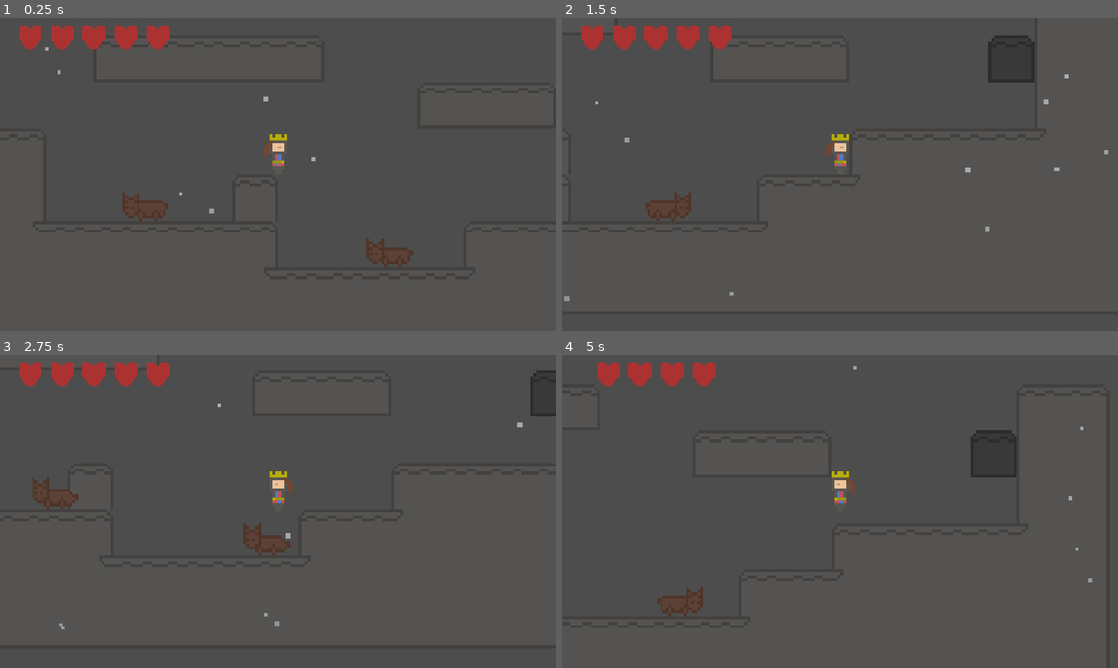
Above: before the commit, frames 1-4 (two rows, left to right).
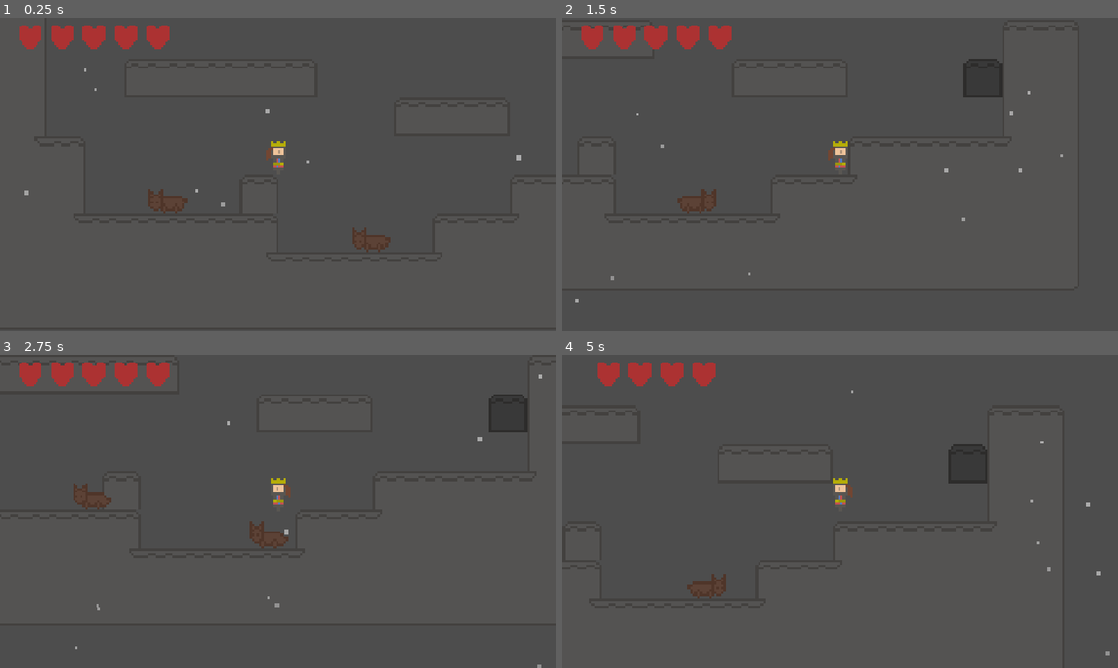
Above: after the commit, the same moments.

Repository: tarfish/queen-of-spades
Game: Godot game, scene res://assets/scenes/area_1.tscn
Two runs of this game, one before a commit and one after it. Both use one fixed random seed, a clock stepped at 60 frames per second and the inputs below.
Inputs:
- Up to frame 1 (0.25 s): no input
- Up to frame 2 (1.5 s): tap Enter at 0.5 s; hold Right (move_right) from 0.53 s (still down); tap Alt at 0.6 s; tap Z (jump) at 0.77 s; tap Shift at 1.35 s
- Up to frame 3 (2.75 s): tap Z (jump) at 1.52 s; release Right (move_right) at 2.03 s; hold Left (move_left) from 2.03 s (still down); tap Alt at 2.1 s
- Up to frame 4 (5 s): release Left (move_left) at 2.78 s; hold Right (move_right) 2.78-4.28 s; tap Shift at 2.85, 4.35 s; tap Z (jump) at 3.02, 3.77, 4.52 s; tap Alt at 3.6 s; hold Left (move_left) from 4.28 s (still down)

The runs differ from the first frame. In frame 1, 1.1% of the frame differs, in the area x 4-94%, y 9-80%; in frame 2, 1.8%; in frame 3, 2.0%, in the area x 5-100%, y 4-100%; in frame 4, 1.9%.

Commit message:
OMG screen shake works :o

Diff:
--- a/assets/scenes/player.tscn
+++ b/assets/scenes/player.tscn
@@ -107,7 +107,7 @@
 High_jump_time = 0.1
 
 [node name="Camera2D" type="Camera2D" parent="."]
-zoom = Vector2(6, 6)
+zoom = Vector2(5, 5)
 script = ExtResource("2_8sknh")
 
 [node name="PlayerAnimator" type="Node2D" parent="." node_paths=PackedStringArray("player_controller", "animation_player", "sprite")]
--- a/assets/scripts/camera_2d.gd
+++ b/assets/scripts/camera_2d.gd
@@ -6,7 +6,7 @@
 var shake_decay: float = 5.0
 
 var shake_time: float = 0.0
-var shake_time_speed: float = 0.0
+var shake_time_speed: float = 60.0
 
 var noise = FastNoiseLite.new()
 
@@ -23,6 +23,7 @@
 		shake_intensity = max(shake_intensity - shake_decay * delta, 0)
 	else:
 		offset = lerp(offset, Vector2.ZERO, 10.5 * delta)
+
 func screen_shake(intensity: int, time: float):
 	randomize()
 	noise.seed = randi()
--- a/assets/scripts/player_animator.gd
+++ b/assets/scripts/player_animator.gd
@@ -19,6 +19,6 @@
 	elif abs(player_controller.velocity.x) == 0.0:
 		animation_player.play("idle")
 		print("idle")
-	if abs(player_controller.velocity.y) < 0.0:
+	if abs(player_controller.velocity.y) > 0.0:
 		animation_player.play("jump")
 		print("jump")
--- a/assets/scripts/player_controller.gd
+++ b/assets/scripts/player_controller.gd
@@ -75,7 +75,7 @@
 
 func reduce_health() -> void:
 	health -= 20
-	camera.screen_shake(8, 10)
+	camera.screen_shake(6, 0.1)
 	print ("hurt")
 	get_tree().create_timer(0.5).timeout.connect(_on_timer_timeout)
 	print ("hurt_2")
